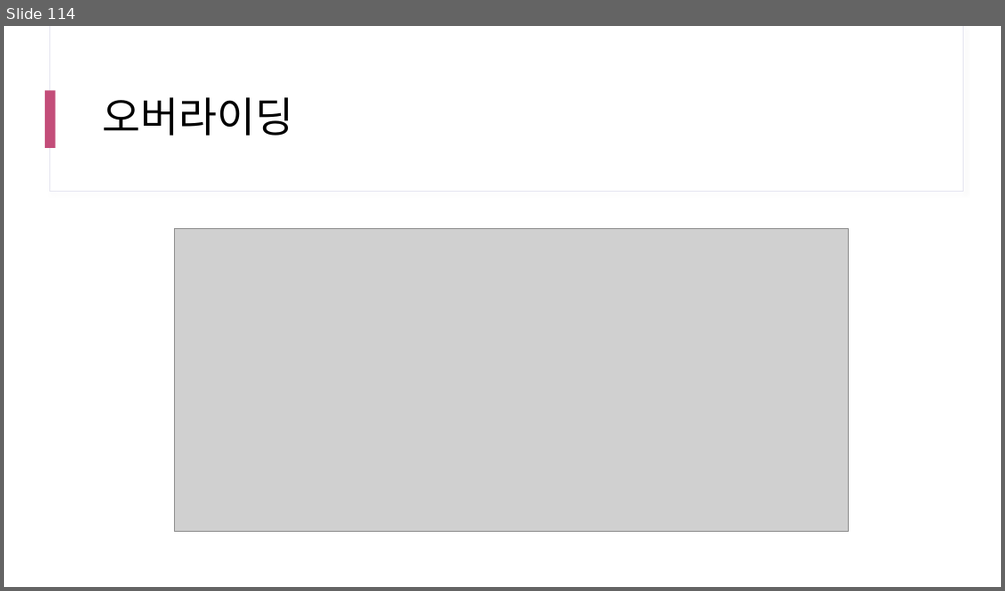
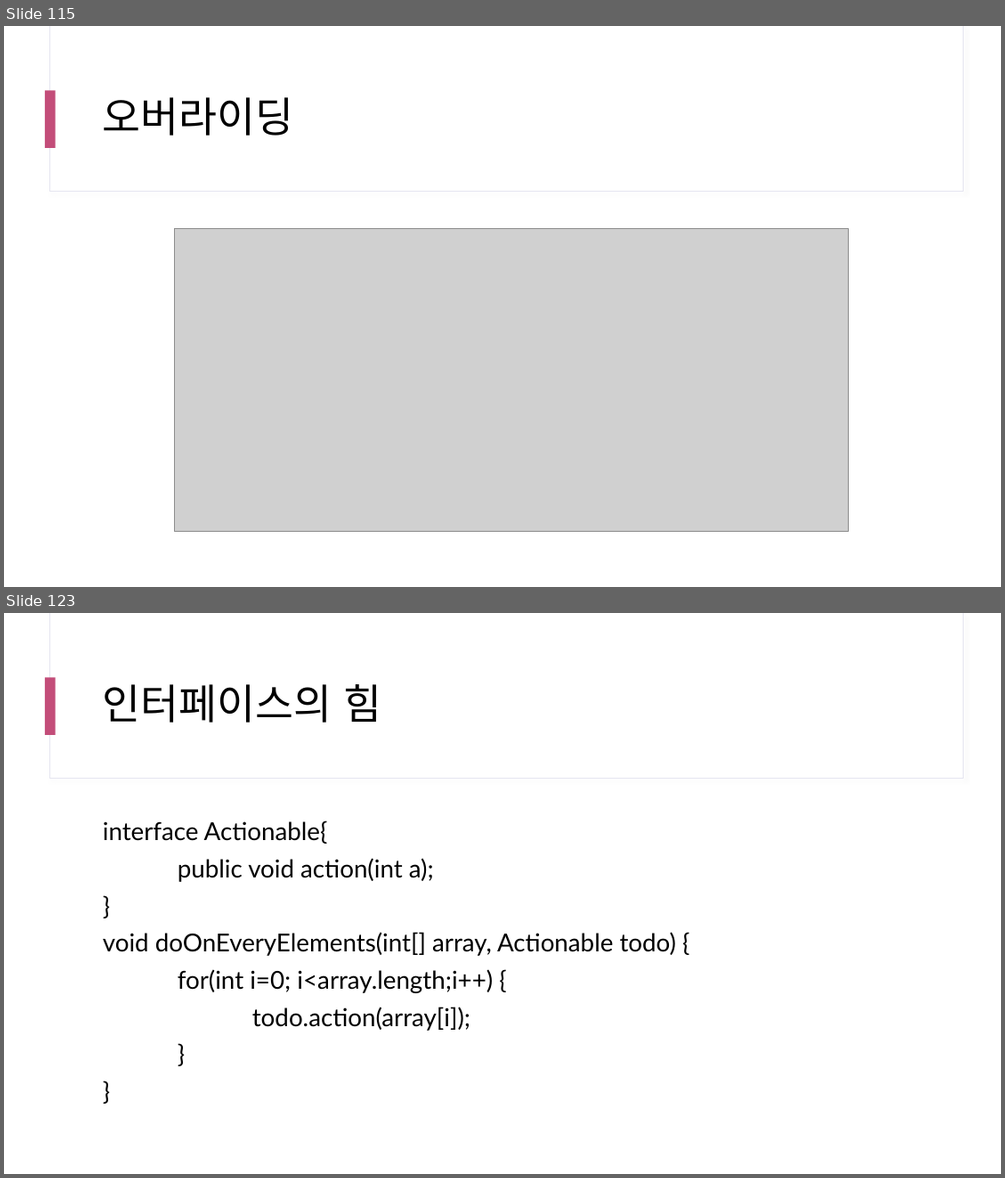
Before and after one commit to yhs0602/SPLIT_lecture_examples, a slide deck: docs/SPLIT 17차 Java.pptx. Shown one above the other, each under a label of ours: slide 114 before the commit, slides 115 and 123 after it; the slides between them are not shown. The pictures are 1005x591 and 1005x1178 pixels, drawn with LibreOffice and Linux fonts; fonts in the diff are those of the drawing; grey boxes stand for pictures. Boxes give left, top, right and bottom in pixels: in the first picture for what was removed or moved away, otherwise in the second. Text is boxed around its words. In the diff, an @@ line names an element or a change of style, - is before the commit and + after.

```diff
--- a/docs/SPLIT 17차 Java.pptx
+++ b/docs/SPLIT 17차 Java.pptx
@@ slide 123 added at bbox=[4, 613, 1001, 1174], background #FFFFFF; not listed: 3 template elements that a slide beside it also shows @@
@@ title added at bbox=[103, 684, 381, 722], 40 pt, text #000000 @@
+인터페이스의 힘
@@ text added at bbox=[103, 820, 676, 1030], 23.8 pt, text #000000 @@
+interface Actionable{
+public void action(int a);
+}
+void doOnEveryElements(int[] array, Actionable todo) {
+for(int i=0; i<array.length;i++) {
+todo.action(array[i]);
+}
+}
@@ what was slide 114 is now slide 115 @@
```
Also in this commit, not shown: 1 slide changed, 39 other slides added.
